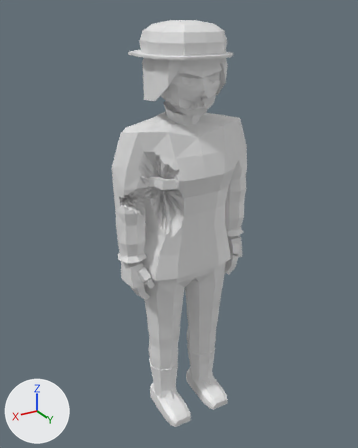
One commit to the glTF model assets/models/zombie_firefighter_f_b2.glb: the scene before it, then after it.
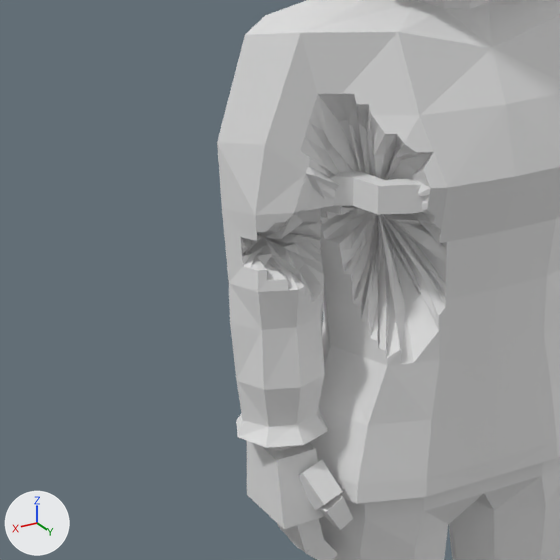
There are two pictures of each version: one whole from a camera (50 mm lens) standing at (1.159, 1.886, 1.991) and looking at (-0.012, -0.066, 1.015), one close up on the part from 12% to 61% of the width and 27% to 67% of the height. Lighting does not change. The marker at lower left points along +X, +Y and +Z. The first two pictures are the older version. Vertices at exactly the same position are counted once.

Objects in the first close-up: 'zombie_firefighter_f_b2'.
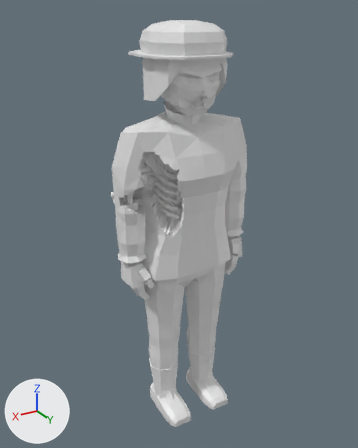
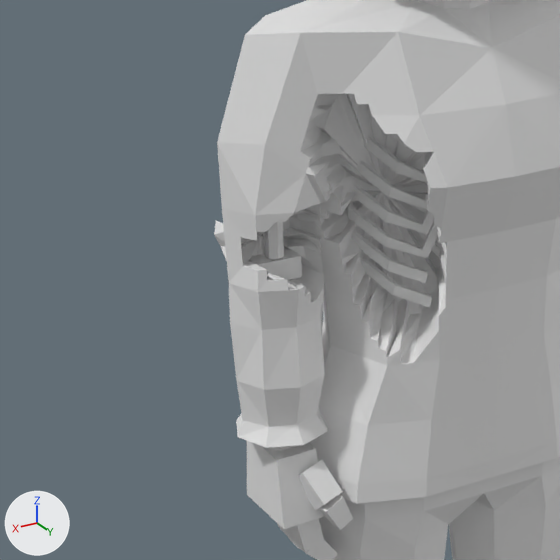
Diff of the bpy script that builds the scene:
```diff
--- a/assets/models/zombie_firefighter_f_b2.glb.py
+++ b/assets/models/zombie_firefighter_f_b2.glb.py
@@ me_zombie_firefighter_f_b2 @@
 # used by ob_zombie_firefighter_f_b2; location = (0.0, 0.0, 0.0)
-me_zombie_firefighter_f_b2.from_pydata(...)  # 2487 vertices, 4842 faces; spans x -0.36..0.36, y -0.31..0.2, z 0.0..1.95
+me_zombie_firefighter_f_b2.from_pydata(...)  # 2763 vertices, 5322 faces; spans x -0.36..0.36, y -0.31..0.2, z 0.0..1.95
+# me_zombie_firefighter_f_b2 part 1: a new loose piece of 28 vertices spanning x 0.01..0.12, y -0.08..0.08, z 1.33..1.44
+# me_zombie_firefighter_f_b2 part 2: a new loose piece of 28 vertices spanning x 0.01..0.13, y -0.09..0.08, z 1.29..1.4
+# me_zombie_firefighter_f_b2 part 3: a new loose piece of 28 vertices spanning x 0.01..0.14, y -0.09..0.08, z 1.25..1.38
+# me_zombie_firefighter_f_b2 part 4: a new loose piece of 24 vertices spanning x 0.01..0.15, y -0.08..0.07, z 1.15..1.26
+# me_zombie_firefighter_f_b2 part 5: a new loose piece of 24 vertices spanning x 0.01..0.15, y -0.08..0.08, z 1.11..1.22
+# me_zombie_firefighter_f_b2 part 6: 259 vertices moved from x 0.06..0.33, y -0.04..0.15, z 1.11..1.4 to x -0.02..0.35, y -0.08..0.12, z 1.07..1.45; 56 vertices removed from x 0.13..0.33, y -0.05..0.12, z 1.19..1.31; 148 vertices added at x -0.02..0.35, y -0.09..0.09, z 1.1..1.5
+# other edits to the shape of me_zombie_firefighter_f_b2 do not show in these pictures
```

Pixel boxes [x1, y1, x2, y2] of what changed, in the close-ups (560 x 560 px; the box of a moved part takes in the faces that stretch with it):
'zombie_firefighter_f_b2', reshaped: before [217, 0, 560, 560]; after [214, 0, 560, 560]
part 1 of me_zombie_firefighter_f_b2, added (mostly hidden): after [393, 134, 426, 155]
part 2 of me_zombie_firefighter_f_b2, added: after [362, 135, 427, 183]
part 3 of me_zombie_firefighter_f_b2, added: after [357, 161, 428, 209]
part 4 of me_zombie_firefighter_f_b2, added: after [351, 225, 428, 283]
part 5 of me_zombie_firefighter_f_b2, added: after [360, 257, 432, 308]
part 6 of me_zombie_firefighter_f_b2, moved or reshaped: before [241, 94, 447, 364]; after [214, 94, 447, 364]
